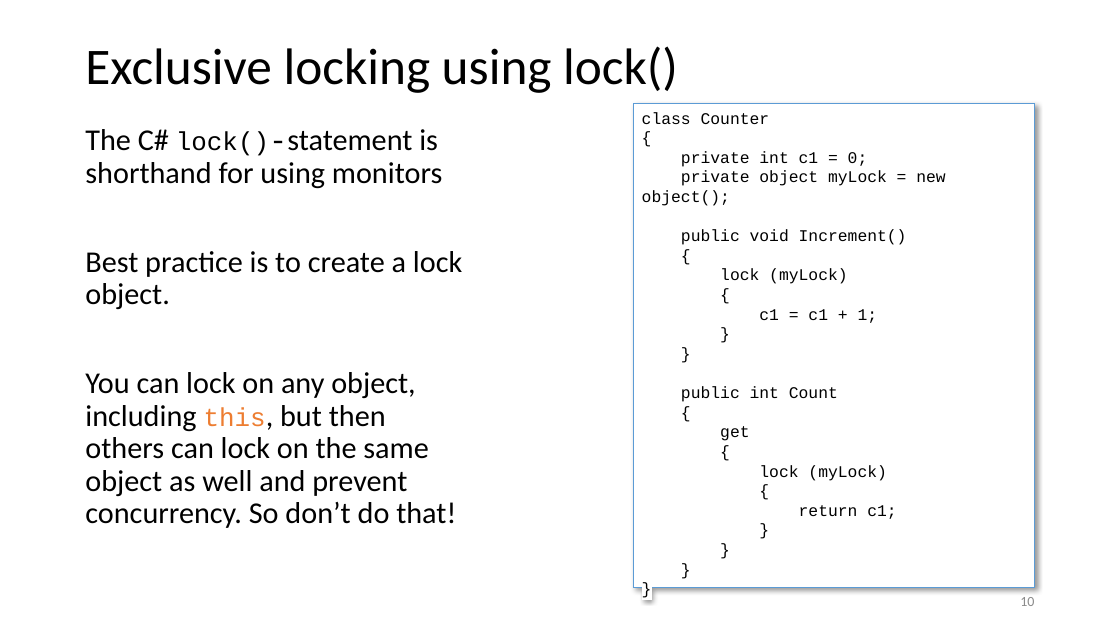
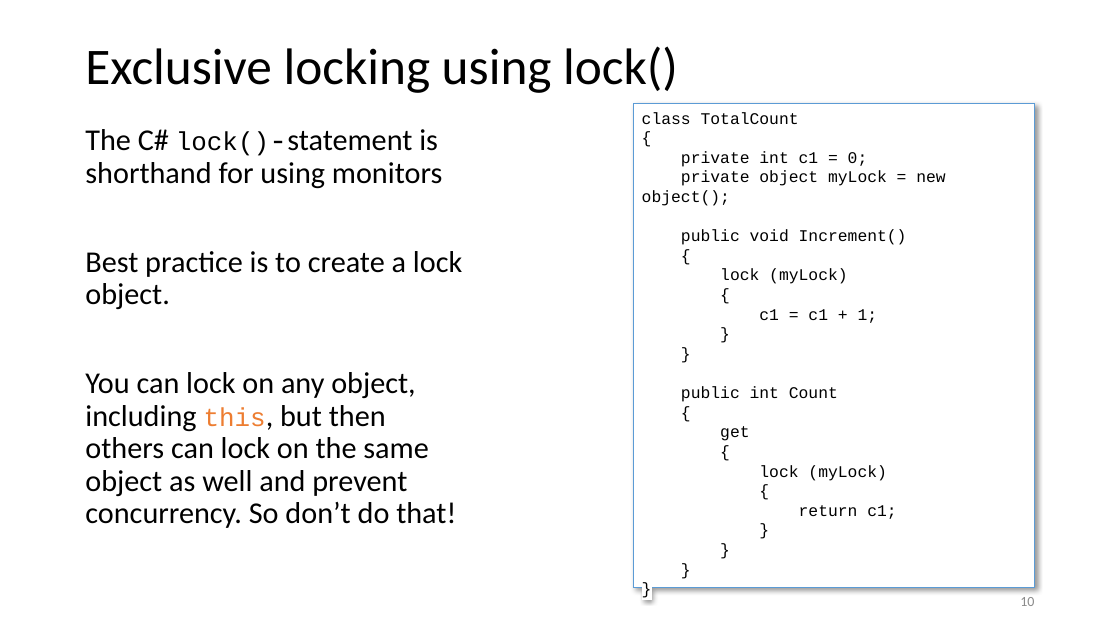
Before and after one commit to codesmurf/st3its3_teaching, a slide deck: slide 10 of 06 Thread Synchronization 1/Thread Synchronization.pptx. Drawn at 1120x630 pixels with LibreOffice and Linux fonts; fonts in the diff are those of the drawing. Boxes give left, top, right and bottom in pixels: in the first picture for what was removed or moved away, otherwise in the second. Text is boxed around its words. In the diff, an @@ line names an element or a change of style, - is before the commit and + after.

```diff
--- a/06 Thread Synchronization 1/Thread Synchronization.pptx
+++ b/06 Thread Synchronization 1/Thread Synchronization.pptx
@@ text in rectangle at box(642, 112, 799, 124): text changed @@
-class Counter
+class TotalCount
```
Also in this commit, not shown: 18 other files.
